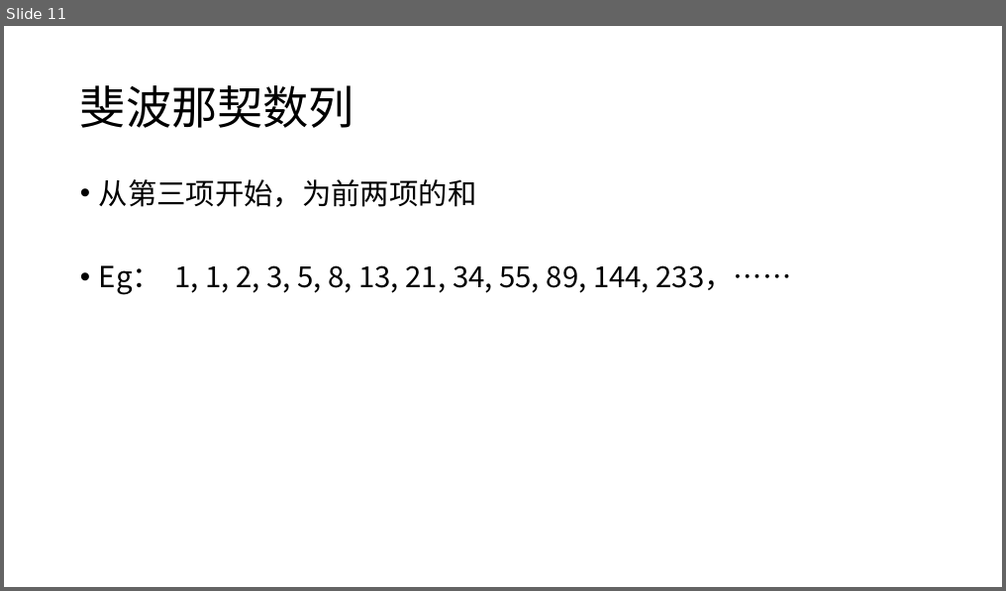
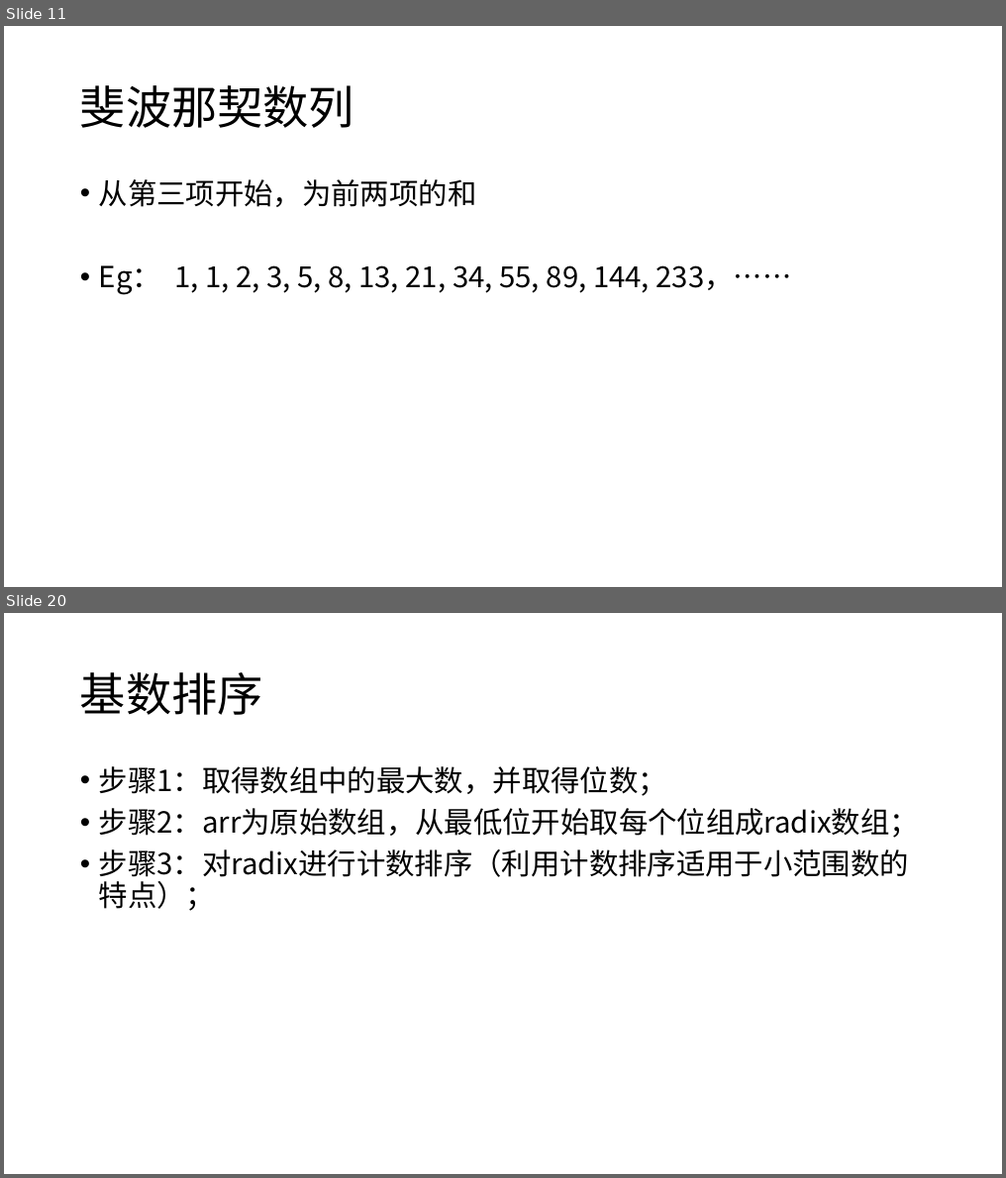
Before and after one commit to Fine-yang/LGS, a slide deck: 0320/排序算法.pptx. Shown one above the other, each under a label of ours: slide 11 before the commit, slides 11 and 20 after it; the slides between them are not shown. The pictures are 1006x591 and 1006x1178 pixels, drawn with LibreOffice and Linux fonts; fonts in the diff are those of the drawing. Boxes give left, top, right and bottom in pixels: in the first picture for what was removed or moved away, otherwise in the second. Text is boxed around its words. In the diff, an @@ line names an element or a change of style, - is before the commit and + after.

```diff
--- a/0320/排序算法.pptx
+++ b/0320/排序算法.pptx
@@ slide 20 added at (4, 613, 1002, 1174), background #FFFFFF @@
@@ title added at (80, 672, 263, 715), 44 pt, text #000000 @@
+基数排序
@@ text added at (99, 766, 919, 911), 28 pt, text #000000 @@
+• 步骤1：取得数组中的最大数，并取得位数；
+• 步骤2：arr为原始数组，从最低位开始取每个位组成radix数组；
+• 步骤3：对radix进行计数排序（利用计数排序适用于小范围数的特点）；
```
Also in this commit, not shown: 9 other slides added, 5 other files.
